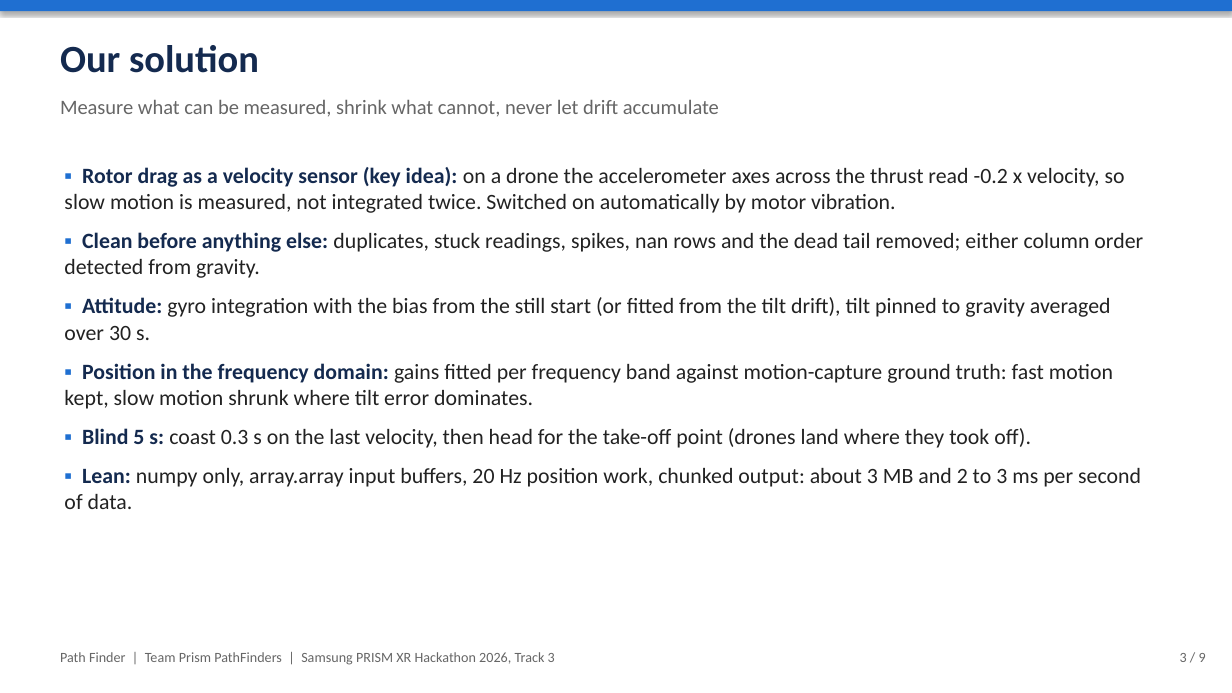
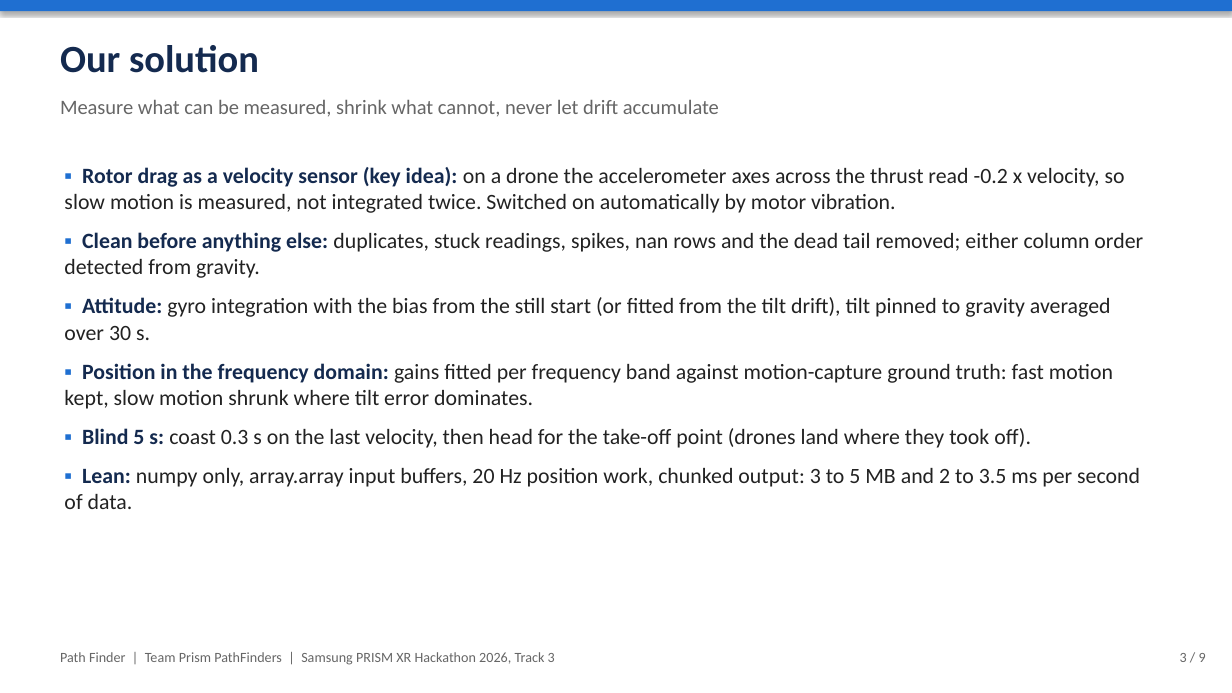
Before and after one commit to aniruddhamookerjee/Samsung-Prism, a slide deck: slide 3 of presentation/CollegeName_TeamName.pptx. Drawn at 1232x693 pixels with LibreOffice and Linux fonts; fonts in the diff are those of the drawing. Boxes give left, top, right and bottom in pixels: in the first picture for what was removed or moved away, otherwise in the second. Text is boxed around its words. In the diff, an @@ line names an element or a change of style, - is before the commit and + after.

```diff
--- a/presentation/CollegeName_TeamName.pptx
+++ b/presentation/CollegeName_TeamName.pptx
@@ text at [64,468,1140,509]: text changed @@
-▪ Lean: numpy only, array.array input buffers, 20 Hz position work, chunked output: about 3 MB and 2 to 3 ms per second of data.
+▪ Lean: numpy only, array.array input buffers, 20 Hz position work, chunked output: 3 to 5 MB and 2 to 3.5 ms per second of data.
```
Also in this commit, not shown: 2 other slides changed, 2 other files.
